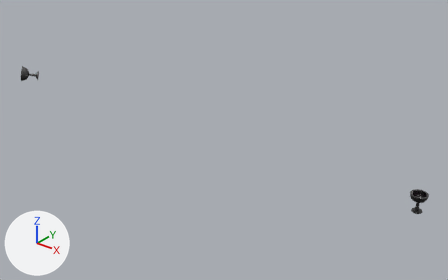
What one commit did to the FBX model Assets/Assets/Aldeia/Interior/CopoVinho/CopoVinho.fbx.
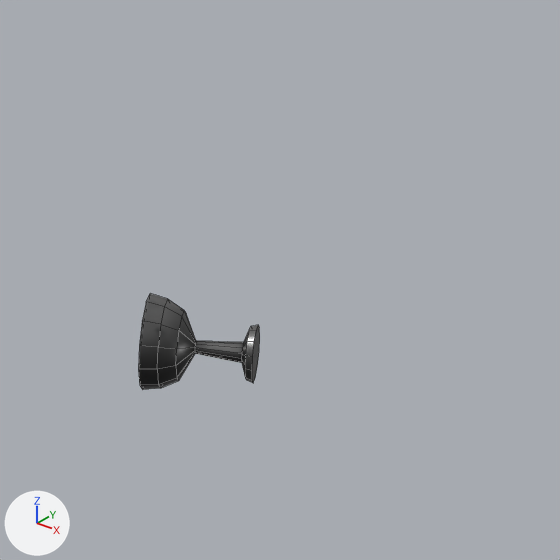
The first picture shows the older version from a 50 mm camera at (69.25, -86.79, 4.88) aimed at (63.95, -80.17, 0.77). The close-ups show both versions on the part from 0% to 19% of the width and 8% to 38% of the height of that picture; other places that the commit changed are outside them. Every picture has the same lights, and +X, +Y and +Z are marked at lower left. The close-ups show mesh edges as thin lines. Where no turn or scale is listed for an object, it has been applied to the vertices.

Objects in the first close-up: 'CopoVinho'.
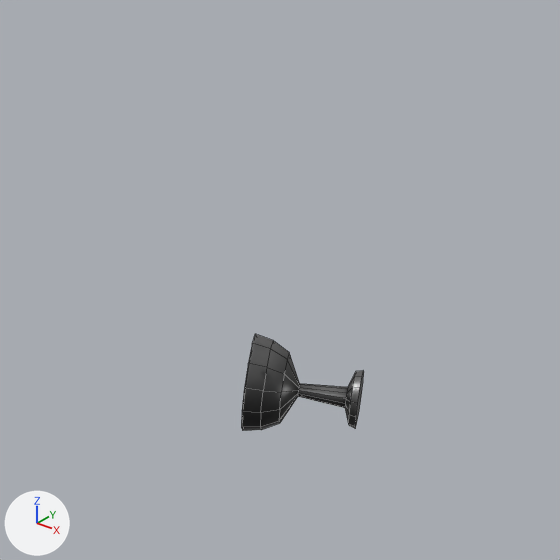
The newer file is also turned or shifted as a whole; pictures and numbers use the older file's frame.

What differs and where, as boxes [x1, y1, x2, y2] in the close-ups (560 x 560 px):
'CopoVinho', reshaped: before [138, 293, 260, 389]; after [241, 334, 364, 431]

The change, as a diff of the scene's bpy script:
```diff
--- a/Assets/Assets/Aldeia/Interior/CopoVinho/CopoVinho.fbx.py
+++ b/Assets/Assets/Aldeia/Interior/CopoVinho/CopoVinho.fbx.py
@@ me_cylinder_303 @@
 me_cylinder_303.from_pydata(...)  # 289 vertices, 260 faces; spans x 59.5..67.21, y -80.76..-80.31, z 0.87..1.12
 # used by ob_copovinho; location = (0.0, 0.0, 0.0)
+# me_cylinder_303 part 1: the loose piece of 132 vertices spanning x 59.5..59.85, y -80.76..-80.4, z 0.87..1.12 is multiplied about its middle by the matrix ((0.999, -0.009, 0.053), (0.008, 1.0, 0.021), (-0.054, -0.02, 0.998)), then moved by (0.4, 0.04, -0.04)
 me_cylinder_303.materials.append(mat_cores)
```
